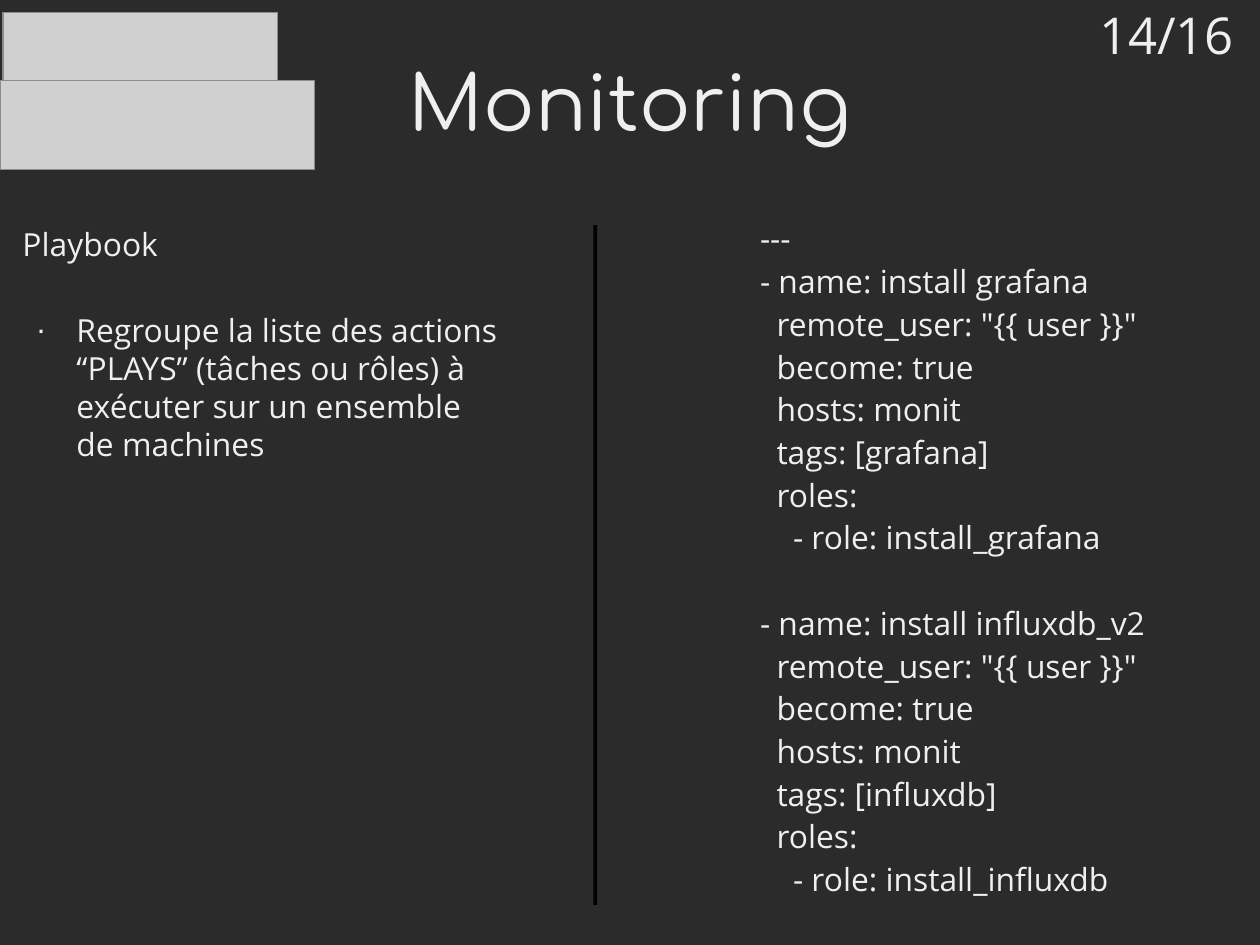
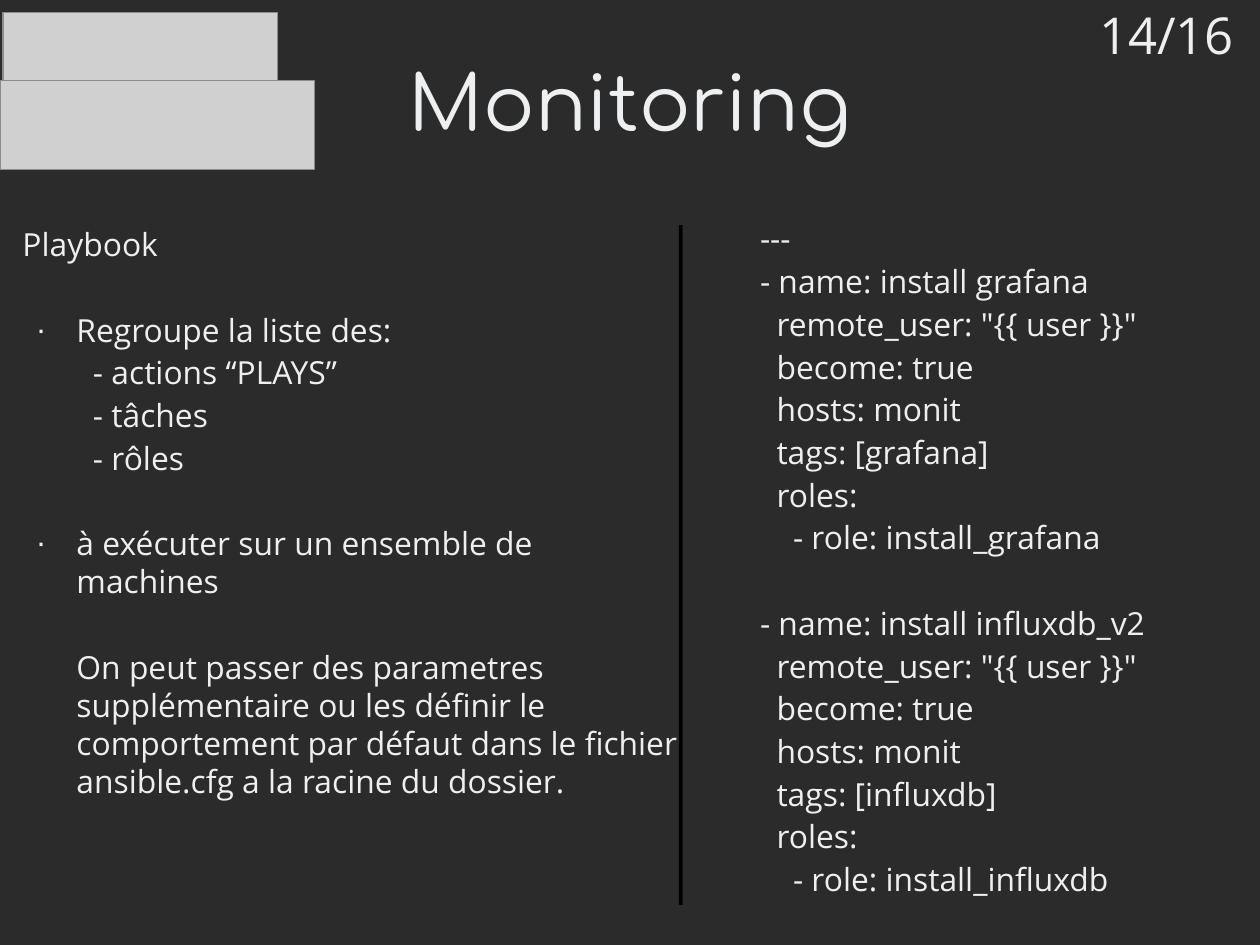
Before and after one commit to mrwormo/rapport_de_stage, a slide deck: slide 16 of files/prez.odp (slide 14 before the commit). Drawn at 1260x945 pixels with LibreOffice and Linux fonts; fonts in the diff are those of the drawing; grey boxes stand for pictures; background and template pictures are left out; a plain dark background stands for a picture behind light text. Boxes give left, top, right and bottom in pixels: in the first picture for what was removed or moved away, otherwise in the second. Text is boxed around its words. In the diff, an @@ line names an element or a change of style, - is before the commit and + after.

```diff
--- a/files/prez.odp
+++ b/files/prez.odp
@@ line moved from (596, 225) - (596, 906) to (681, 225) - (681, 906) @@
@@ text at box(76, 318, 677, 801): text changed @@
-· Regroupe la liste des actions “PLAYS” (tâches ou rôles) à exécuter sur un ensemble de machines
+· Regroupe la liste des:
+- actions “PLAYS”
+- tâches
+- rôles
+· à exécuter sur un ensemble de machines
+On peut passer des parametres supplémentaire ou les définir le comportement par défaut dans le fichier ansible.cfg a la racine du dossier.
```
Also in this commit, not shown: 3 other slides changed, 2 slides added, 1 other file.
